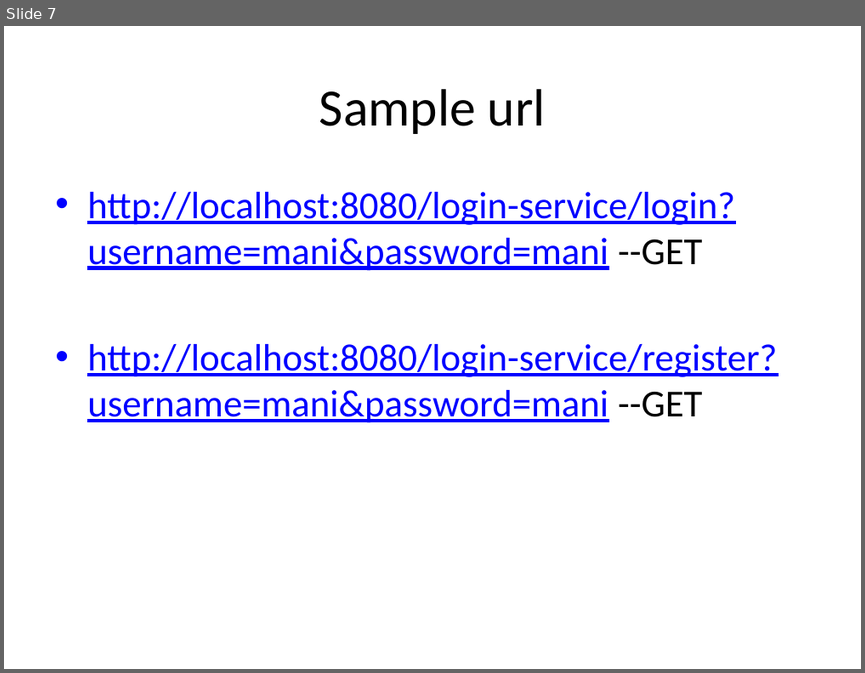
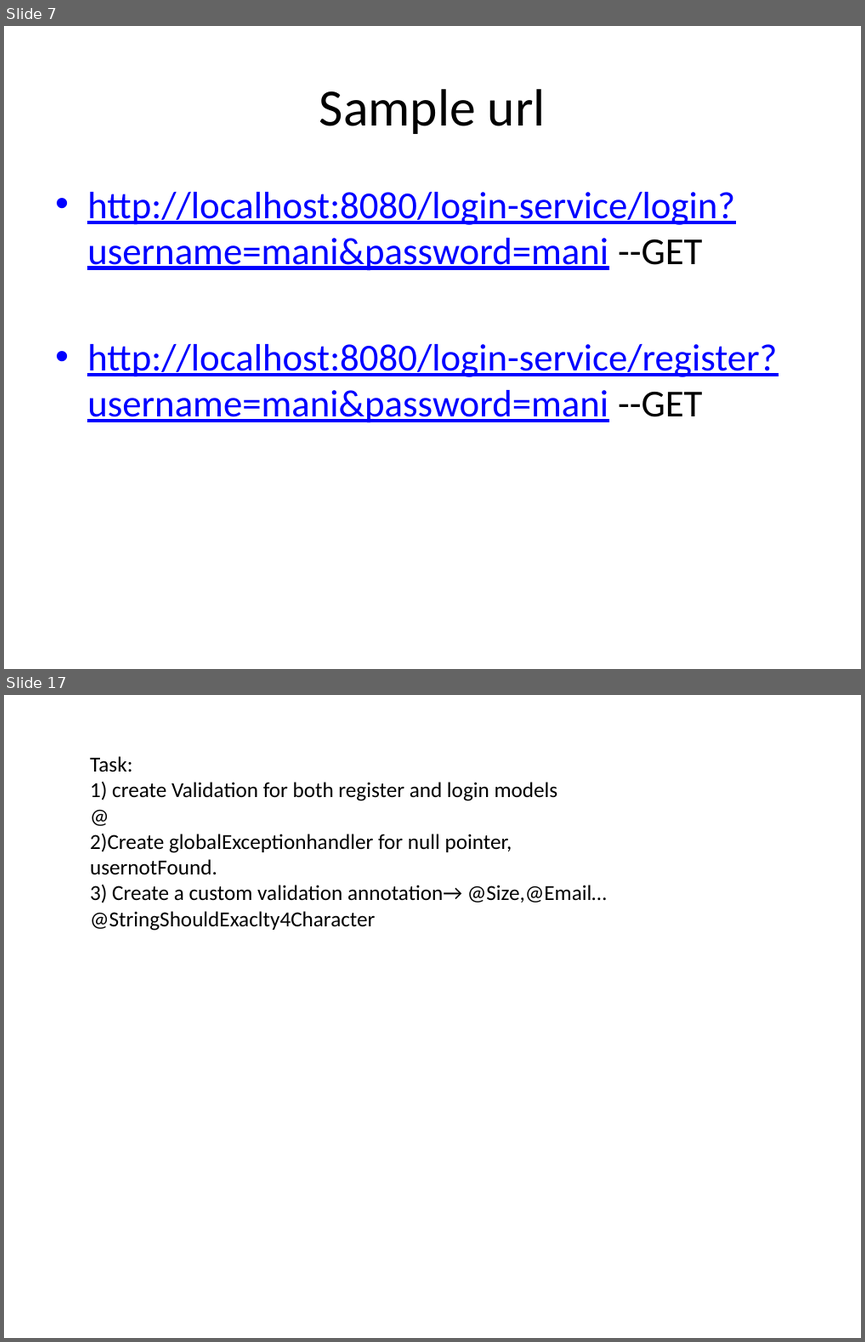
Before and after one commit to shiva3110/Finance-Management-service, a slide deck: notes/SpringbootPPT.pptx. Shown one above the other, each under a label of ours: slide 7 before the commit, slides 7 and 17 after it; the slides between them are not shown. The pictures are 865x673 and 865x1342 pixels, drawn with LibreOffice and Linux fonts; fonts in the diff are those of the drawing. Boxes give left, top, right and bottom in pixels: in the first picture for what was removed or moved away, otherwise in the second. Text is boxed around its words. In the diff, an @@ line names an element or a change of style, - is before the commit and + after.

```diff
--- a/notes/SpringbootPPT.pptx
+++ b/notes/SpringbootPPT.pptx
@@ slide 17 added at [4,695,861,1338], background #FFFFFF @@
@@ text added at [90,756,607,930], 18 pt, text #000000 @@
+Task:
+1) create Validation for both register and login models
+@
+2)Create globalExceptionhandler for null pointer, usernotFound.
+3) Create a custom validation annotation→ @Size,@Email…@StringShouldExaclty4Character
```
Also in this commit, not shown: 9 other slides added, 7 other files.
